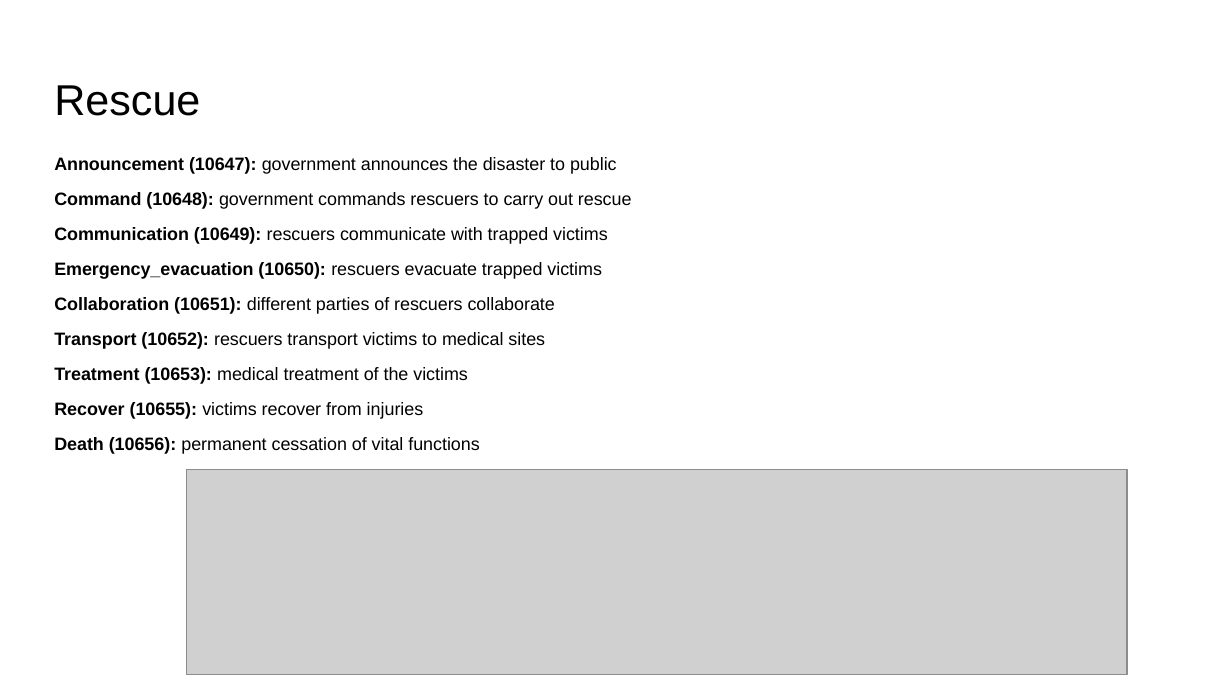
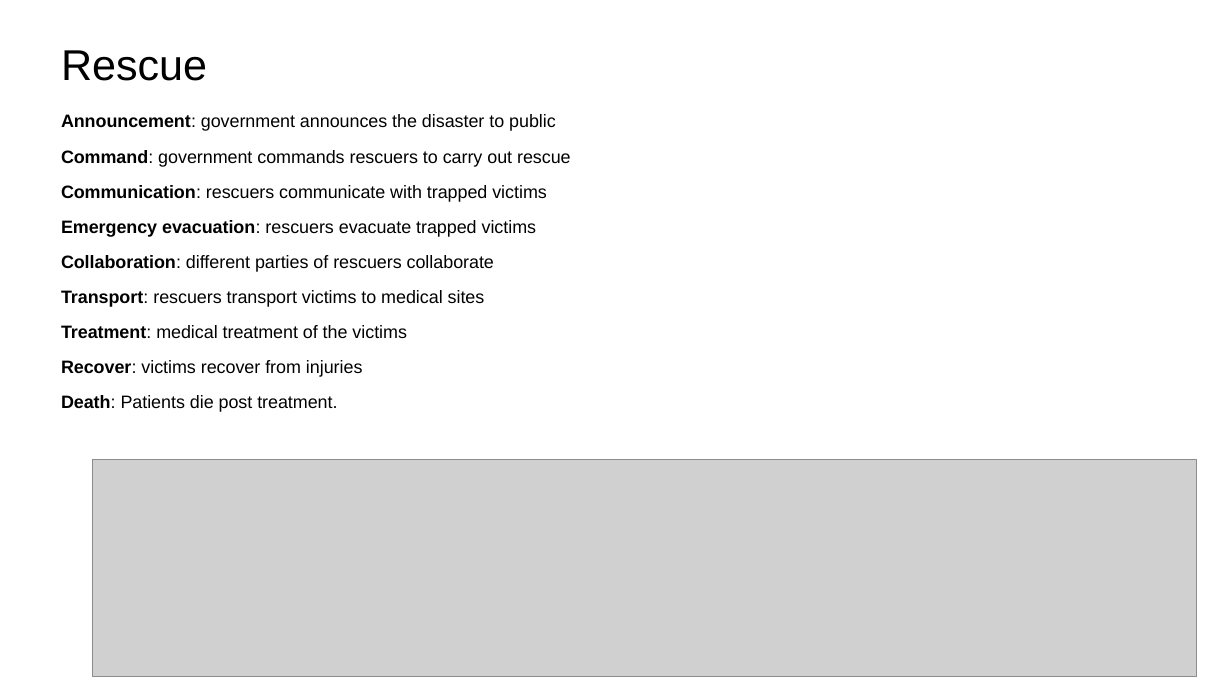
Before and after one commit to RESIN-KAIROS/schemalib, a slide deck: slide 11 of hrf/disaster_and_rescue.pptx. Drawn at 1232x693 pixels with LibreOffice and Linux fonts; fonts in the diff are those of the drawing; grey boxes stand for pictures. Boxes give left, top, right and bottom in pixels: in the first picture for what was removed or moved away, otherwise in the second. Text is boxed around its words. In the diff, an @@ line names an element or a change of style, - is before the commit and + after.

Commit message:
Update disaster and rescue slides

```diff
--- a/hrf/disaster_and_rescue.pptx
+++ b/hrf/disaster_and_rescue.pptx
@@ title "Rescue" moved from (x1=54, y1=85, x2=200, y2=116) to (x1=61, y1=50, x2=207, y2=81) @@
@@ text at (x1=61, y1=114, x2=571, y2=412): text changed @@
-Announcement (10647): government announces the disaster to public
-Command (10648): government commands rescuers to carry out rescue
-Communication (10649): rescuers communicate with trapped victims
-Emergency_evacuation (10650): rescuers evacuate trapped victims
-Collaboration (10651): different parties of rescuers collaborate
-Transport (10652): rescuers transport victims to medical sites
-Treatment (10653): medical treatment of the victims
-Recover (10655): victims recover from injuries
-Death (10656): permanent cessation of vital functions
+Announcement: government announces the disaster to public
+Command: government commands rescuers to carry out rescue
+Communication: rescuers communicate with trapped victims
+Emergency evacuation: rescuers evacuate trapped victims
+Collaboration: different parties of rescuers collaborate
+Transport: rescuers transport victims to medical sites
+Treatment: medical treatment of the victims
+Recover: victims recover from injuries
+Death: Patients die post treatment.
@@ picture resized from (x1=187, y1=469, x2=1127, y2=675) to (x1=92, y1=460, x2=1196, y2=676) @@
```
Also in this commit, not shown: 5 other slides changed.
